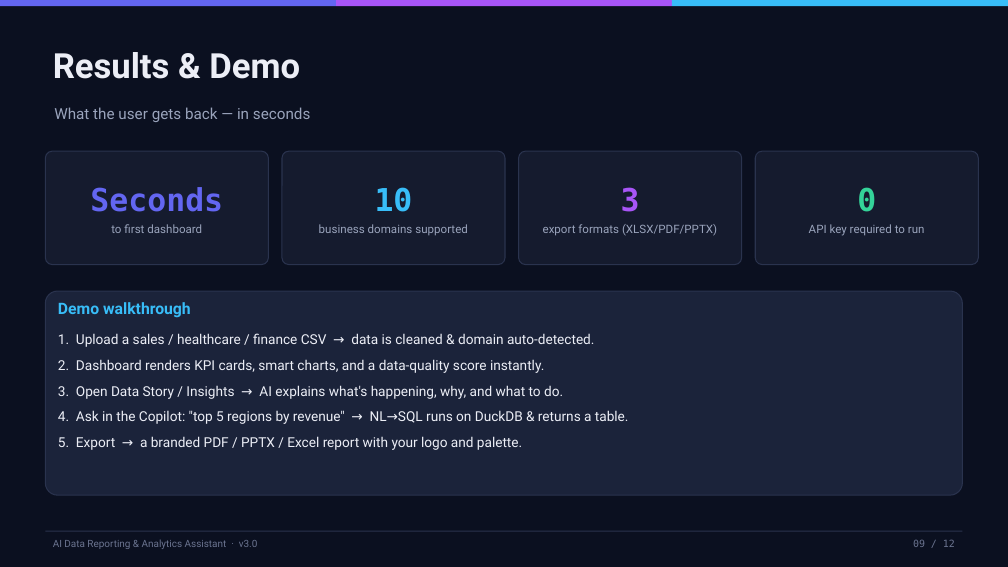
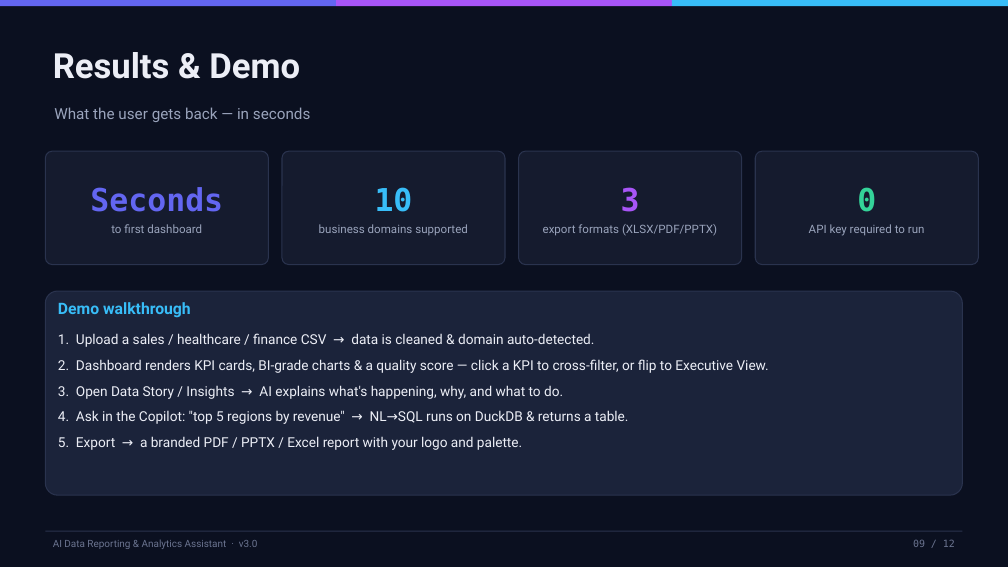
Before and after one commit to amnanadeem08-commits/ai_analytics, a slide deck: slide 9 of presentation/project_presentation.pptx. Drawn at 1008x567 pixels with LibreOffice and Linux fonts; fonts in the diff are those of the drawing. Boxes give left, top, right and bottom in pixels: in the first picture for what was removed or moved away, otherwise in the second. Text is boxed around its words. In the diff, an @@ line names an element or a change of style, - is before the commit and + after.

```diff
--- a/presentation/project_presentation.pptx
+++ b/presentation/project_presentation.pptx
@@ text in rounded rectangle at [58, 359, 769, 373]: text changed @@
-2. Dashboard renders KPI cards, smart charts, and a data-quality score instantly.
+2. Dashboard renders KPI cards, BI-grade charts & a quality score — click a KPI to cross-filter, or flip to Executive View.
```
Also in this commit, not shown: 2 other slides changed, 1 other file.
